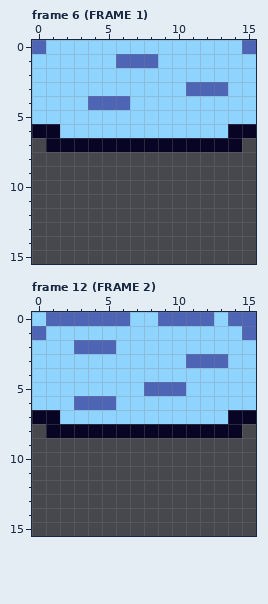
Pixel-art file -- assets/extras.ase. The picture above was drawn from the file before the commit.
16x16 pixels, 12 frames. Shown: frame 6 (FRAME 1), frame 12 (FRAME 2).
After:
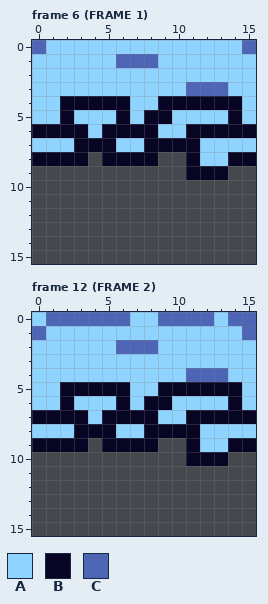
Palette (. is transparent): A #8fd3ff  B #070523  C #4d65b4
Commit message: ik this branch is for healthbar stuff but... Signed-off-by: qkuldo <teoa52269@gmail.com>
Difference:
Frame 6 (FRAME 1):
The edit adds colour A in row 7 at x 0 and 15; in row 8 at x 12 to 13.
Colour B gives way to colour A in row 7 at x 1 to 2, 6 to 7 and 12 to 14.
The edit adds colour B in row 8 at x 0 to 3, 5 to 8, 11 and 14 to 15; in row 9 at x 11 to 13.
Colour A gives way to colour B in row 4 at x 2 to 3 and 9 to 14; in row 5 at x 2, 6, 8 to 9 and 14; in row 6 at x 2 to 3, 5 to 8 and 11 to 13.
Colour C gives way to colour B in row 4 at x 4 to 6.
Frame 12 (FRAME 2):
The edit adds colour A in row 8 at x 0 and 15; in row 9 at x 12 to 13.
Colour B gives way to colour A in row 8 at x 1 to 2, 6 to 7 and 12 to 14.
Colour C gives way to colour A in row 2 at x 3 to 5; in row 3 at x 11 to 13; in row 5 at x 8; in row 6 at x 3 to 5.
The edit adds colour B in row 9 at x 0 to 3, 5 to 8, 11 and 14 to 15; in row 10 at x 11 to 13.
Colour A gives way to colour B in row 5 at x 2 to 6 and 11 to 14; in row 6 at x 2, 6, 8 to 9 and 14; in row 7 at x 2 to 3, 5 to 8 and 11 to 13.
Colour C gives way to colour B in row 5 at x 9 to 10.
Colour A gives way to colour C in row 2 at x 6 to 8; in row 4 at x 11 to 13.
